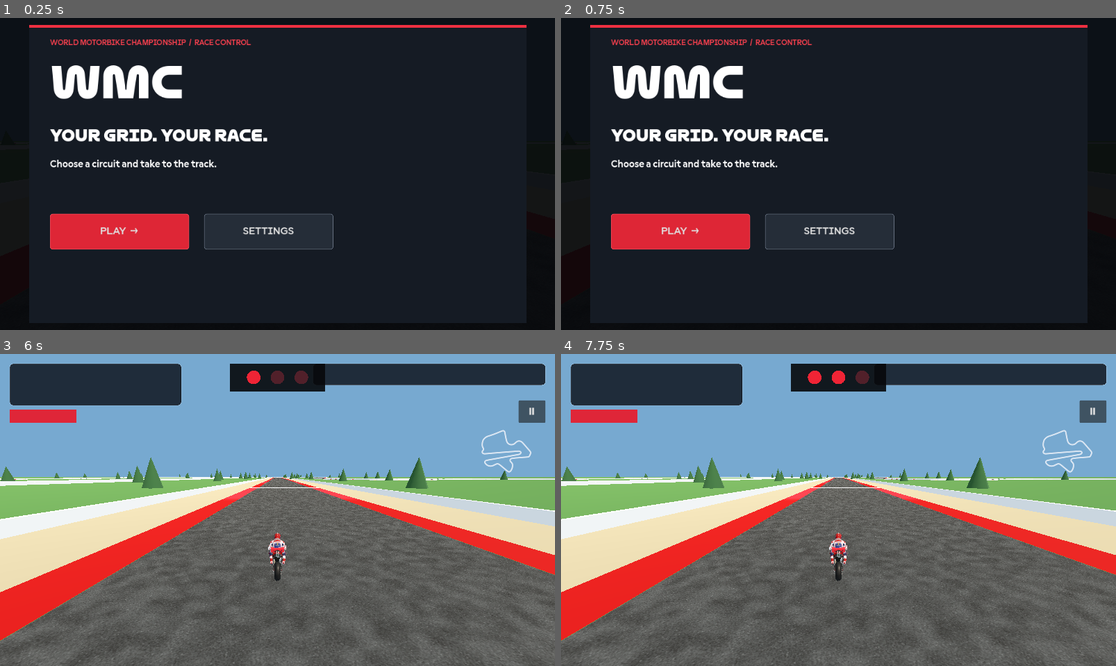
Above: before the commit, frames 1-4 (two rows, left to right).
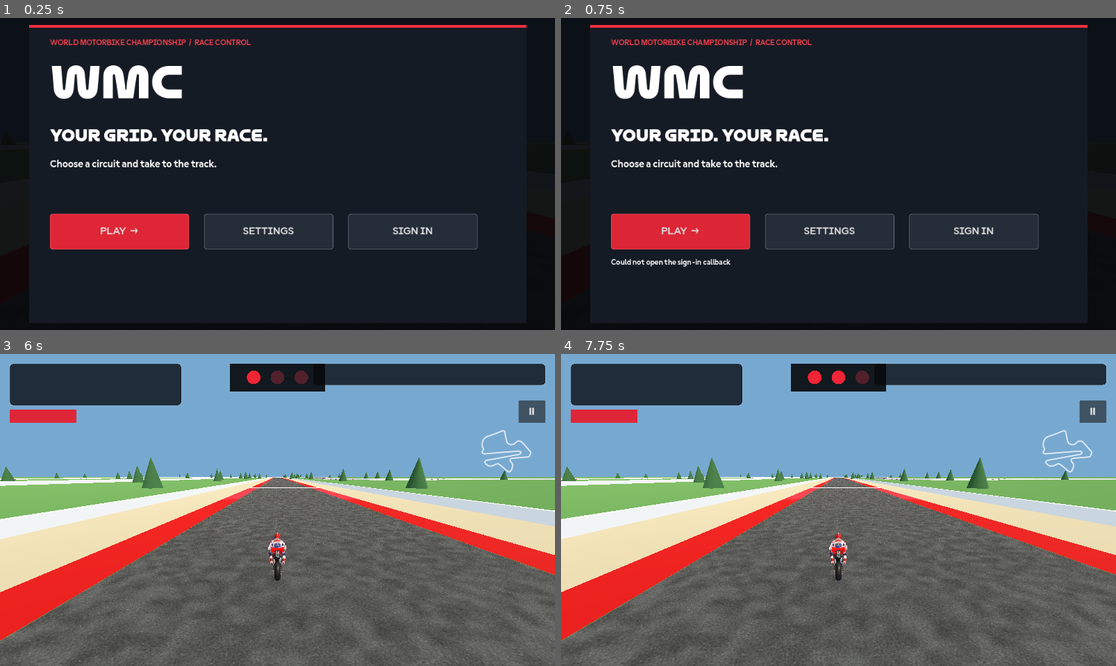
Above: after the commit, the same moments.

Repository: Ahad00010/WMC
Game: Godot game, scene res://scenes/Race.tscn
The game is run twice, just before and just after one commit, with the same random seed, the same clock (stepped at 60 frames per second) and the same inputs.
Inputs (mouse positions are in pixels of both pictures, inside the frame that each line leads up to):
- Up to frame 1 (0.25 s): no input
- Up to frame 2 (0.75 s): click (971, 230) at 0.5 s, where only the run after the commit has a clickable "SIGN IN"
- Up to frame 3 (6 s): click "PLAY →" at 1.25 s; click "PRACTICE →" at 2 s; click "1x" at 2.75 s; click "FILL GRID WITH 9 AI RIDERS" at 3.5 s; click "3x" at 4.25 s; click "CHOOSE CIRCUIT →" at 5 s; click "PETRONAS SEPANG INTERNATIONAL…" at 5.75 s
- Up to frame 4 (7.75 s): click "Ⅱ" at 6.5 s; click "RESUME" at 7.25 s

The runs differ from the first frame. In frame 1, 0.3% of the frame differs, in the area x 62-87%, y 62-75%; in frame 2, 0.5%, in the area x 9-87%, y 62-80%; in frame 3, less than 0.1%; in frame 4, less than 0.1%.

Commit message:
Rebuild native profile sign-in and editor
Co-authored-by: arena-agent <297053741+arena-agent@users.noreply.github.com>

Diff:
--- /dev/null
+++ b/native-rebuild/scripts/profile_service.gd
@@ -0,0 +1,166 @@
+class_name WmcProfileService
+extends Node
+
+signal status_changed(text: String)
+signal profile_loaded(profile: Dictionary)
+signal profile_error(text: String)
+const SERVICE_URL := "https://siwvtpijqgtshaknzoyb.supabase.co"
+const PUBLIC_KEY := "sb_publishable_YZDH8wjnu0_NoZZN1FXkhQ_c3Gvyqoa"
+const CALLBACK_PORT := 18674
+const CALLBACK := "http://127.0.0.1:18674/callback"
+var token := ""
+var user_id := ""
+var _verifier := ""
+var _operation := ""
+var _listener := TCPServer.new()
+var _connection: StreamPeerTCP
+var _incoming := ""
+var _started_at := 0
+var _http: HTTPRequest
+
+func _ready() -> void:
+	_http = HTTPRequest.new()
+	_http.timeout = 20
+	add_child(_http)
+	_http.request_completed.connect(_on_response)
+
+func sign_in() -> void:
+	if _http.get_http_client_status() != HTTPClient.STATUS_DISCONNECTED:
+		status_changed.emit("Please wait for the current request")
+		return
+	_listener.stop()
+	if _listener.listen(CALLBACK_PORT, "127.0.0.1") != OK:
+		status_changed.emit("Could not open the sign-in callback")
+		return
+	_verifier = _url64(Crypto.new().generate_random_bytes(32))
+	var hash := HashingContext.new()
+	hash.start(HashingContext.HASH_SHA256)
+	hash.update(_verifier.to_utf8_buffer())
+	var challenge := _url64(hash.finish())
+	_started_at = Time.get_ticks_msec()
+	_incoming = ""
+	_connection = null
+	var address := SERVICE_URL + "/auth/v1/authorize?provider=google&redirect_to=" + CALLBACK.uri_encode() + "&code_challenge=" + challenge.uri_encode() + "&code_challenge_method=s256"
+	if OS.shell_open(address) != OK:
+		_listener.stop()
+		_verifier = ""
+		status_changed.emit("Could not open the browser")
+	else:
+		status_changed.emit("Complete sign-in in your browser")
+
+func _url64(bytes: PackedByteArray) -> String:
+	return Marshalls.raw_to_base64(bytes).replace("+", "-").replace("/", "_").replace("=", "")
+
+func _process(_delta: float) -> void:
+	if not _listener.is_listening():
+		return
+	if Time.get_ticks_msec() - _started_at > 180000:
+		_listener.stop()
+		_verifier = ""
+		status_changed.emit("Sign-in timed out")
+		return
+	if not _connection and _listener.is_connection_available():
+		_connection = _listener.take_connection()
+	if not _connection:
+		return
+	_connection.poll()
+	var count := _connection.get_available_bytes()
+	if count > 0:
+		_incoming += _connection.get_utf8_string(count)
+	if _incoming.length() > 8192:
+		_connection.disconnect_from_host()
+		_connection = null
+		_incoming = ""
+		return
+	if not _incoming.contains("\r\n\r\n"):
+		if _connection.get_status() != StreamPeerTCP.STATUS_CONNECTED:
+			_connection = null
+			_incoming = ""
+		return
+	var fields := _incoming.get_slice("\r\n", 0).split(" ")
+	var code := ""
+	if fields.size() >= 2 and fields[0] == "GET" and fields[1].begins_with("/callback?"):
+		for field in fields[1].get_slice("?", 1).split("&"):
+			if field.get_slice("=", 0) == "code":
+				code = field.get_slice("=", 1).uri_decode()
+	var body := "Sign-in received. Return to WMC." if not code.is_empty() else "Invalid callback."
+	var status := "200 OK" if not code.is_empty() else "400 Bad Request"
+	_connection.put_data(("HTTP/1.1 %s\r\nContent-Type: text/plain\r\nContent-Length: %d\r\nConnection: close\r\n\r\n%s" % [status, body.to_utf8_buffer().size(), body]).to_utf8_buffer())
+	_connection.disconnect_from_host()
+	_connection = null
+	_incoming = ""
+	if code.is_empty():
+		return
+	_listener.stop()
+	_operation = "token"
+	var payload := JSON.stringify({"auth_code": code, "code_verifier": _verifier})
+	_verifier = ""
+	_send("/auth/v1/token?grant_type=pkce", HTTPClient.METHOD_POST, payload, false)
+
+func _send(path: String, method: HTTPClient.Method, payload: String, authorized: bool) -> void:
+	var headers := PackedStringArray(["apikey: " + PUBLIC_KEY, "Content-Type: application/json"])
+	if authorized:
+		headers.append("Authorization: Bearer " + token)
+	if _operation == "save":
+		headers.append("Prefer: resolution=merge-duplicates,return=representation")
+	if _http.request(SERVICE_URL + path, headers, method, payload) != OK:
+		_operation = ""
+		profile_error.emit("Could not contact profile service")
+
+func _on_response(result: int, status: int, _headers: PackedStringArray, body: PackedByteArray) -> void:
+	var operation := _operation
+	_operation = ""
+	var data = JSON.parse_string(body.get_string_from_utf8())
+	if result != HTTPRequest.RESULT_SUCCESS or status < 200 or status >= 300:
+		var message := "Profile request failed. Please try again."
+		if data is Dictionary and data.get("code", "") == "23505":
+			message = "That username is already taken."
+		profile_error.emit(message)
+		return
+	if operation == "token" and data is Dictionary and data.has("access_token"):
+		token = str(data.access_token)
+		var user: Dictionary = data.get("user", {})
+		user_id = str(user.get("id", ""))
+		if user_id.is_empty():
+			sign_out()
+			profile_error.emit("Sign-in response missing user")
+			return
+		_operation = "load"
+		_send("/rest/v1/rider_profiles?select=username,display_name,rider_number,plate_color&id=eq." + user_id.uri_encode(), HTTPClient.METHOD_GET, "", true)
+	elif operation in ["load", "save"] and data is Array:
+		profile_loaded.emit(data[0] if not data.is_empty() and data[0] is Dictionary else {})
+	else:
+		profile_error.emit("Unexpected profile service response")
+
+func save_profile(display_name: String, username: String, number: int, color: String) -> void:
+	if token.is_empty() or user_id.is_empty():
+		profile_error.emit("Sign in first")
+		return
+	if _http.get_http_client_status() != HTTPClient.STATUS_DISCONNECTED:
+		profile_error.emit("Please wait for the current request")
+		return
+	var name := " ".join(display_name.strip_edges().split(" ", false))
+	var handle := username.strip_edges().to_lower()
+	var name_regex := RegEx.create_from_string("^\\S+\\s+\\S+(?:\\s+.*\\S)?$")
+	var handle_regex := RegEx.create_from_string("^[a-z0-9_]{3,20}$")
+	if name.length() > 15 or name_regex.search(name) == null:
+		profile_error.emit("Use at least two names, up to 15 characters")
+		return
+	if handle_regex.search(handle) == null:
+		profile_error.emit("Username must be 3–20 letters, numbers or underscores")
+		return
+	if number < 10 or number > 99 or color not in ["blue", "red", "yellow", "orange", "green", "cyan", "purple", "pink", "white", "black", "silver"]:
+		profile_error.emit("Choose a two-digit number and plate color")
+		return
+	_operation = "save"
+	var payload := JSON.stringify({"id": user_id, "display_name": name, "username": handle, "rider_number": number, "plate_color": color})
+	_send("/rest/v1/rider_profiles?on_conflict=id&select=username,display_name,rider_number,plate_color", HTTPClient.METHOD_POST, payload, true)
+
+func sign_out() -> void:
+	_listener.stop()
+	_verifier = ""
+	_http.cancel_request()
+	token = ""
+	user_id = ""
+	_operation = ""
+	status_changed.emit("Signed out")
--- a/native-rebuild/scripts/race_game.gd
+++ b/native-rebuild/scripts/race_game.gd
@@ -35,6 +35,9 @@
 var _finish_delay := -1.0
 var _finish_screen: WmcFinishScreen
 var _pause_menu: WmcPauseMenu
+var _profile_service: WmcProfileService
+var _profile_editor: WmcProfileEditor
+var _profile: Dictionary = {}
 var _race_time_seconds := 0.0
 var _ambience: AudioStreamPlayer
 var _engine_audio: AudioStreamPlayer
@@ -53,6 +56,7 @@
 	_create_menu()
 	_create_finish_screen()
 	_create_pause_menu()
+	_create_profile()
 	# Newly-created UI children must complete _ready before their fields are used.
 	call_deferred("_initialize_session")
 
@@ -179,6 +183,41 @@
 	_menu.audio_changed.connect(_update_audio)
 
 
+func _create_profile() -> void:
+	_profile_service = WmcProfileService.new()
+	add_child(_profile_service)
+	_profile_editor = WmcProfileEditor.new()
+	$RaceInterface.add_child(_profile_editor)
+	_menu.account_requested.connect(func():
+		if _profile_service.token.is_empty():
+			_profile_service.sign_in()
+		else:
+			_profile_editor.open(_profile)
+	)
+	_profile_service.status_changed.connect(func(text: String):
+		_menu.account_status = text
+		if _menu.visible and _menu._page == "home":
+			_menu._show_page("home")
+	)
+	_profile_service.profile_error.connect(func(text: String):
+		_menu.account_status = text
+		if _profile_editor.visible:
+			_profile_editor.set_status(text)
+		elif _menu.visible:
+			_menu._show_page("home")
+	)
+	_profile_service.profile_loaded.connect(func(data: Dictionary):
+		_profile = data.duplicate()
+		_menu.signed_in = true
+		_menu.account_status = "@%s  ·  #%d" % [str(_profile.get("username", "rider")), int(_profile.get("rider_number", 0))]
+		if _profile.is_empty():
+			_profile_editor.open(_profile)
+		else:
+			_profile_editor.visible = false
+			_menu._show_page("home")
+	)
+	_profile_editor.save_requested.connect(_profile_service.save_profile)
+
 func _create_pause_menu() -> void:
 	_pause_menu = WmcPauseMenu.new()
 	$RaceInterface.add_child(_pause_menu)
@@ -487,7 +526,7 @@
 	_player = WmcRaceBike.new()
 	_player.name = "Player"
 	_riders_root.add_child(_player)
-	_player.configure(circuit, 1, "player", "YOU", true, Color("e12431"))
+	_player.configure(circuit, 1, "player", str(_profile.get("display_name", "YOU")), true, Color(str(_profile.get("plate_color", "red"))))
 	_riders.append(_player)
 	for index in (AI_NAMES.size() if fill_ai else 0):
 		var rider := WmcRaceBike.new()
--- a/native-rebuild/scripts/ui/main_menu.gd
+++ b/native-rebuild/scripts/ui/main_menu.gd
@@ -3,6 +3,10 @@
 
 signal race_requested(circuit_id: String, laps: int, speed: int, ai: bool)
 signal audio_changed
+signal account_requested
+signal sign_out_requested
+var signed_in := false
+var account_status := ""
 
 const DISPLAY = preload("res://assets/fonts/MGPDisplay-Bold.otf")
 const TEXT = preload("res://assets/fonts/MGPText-Bold.ttf")
@@ -83,6 +87,9 @@
 		var play := _button(_content, "PLAY  →", Vector2(0, 190), Vector2(280, 72), true)
 		play.pressed.connect(func(): _show_page("mode"))
 		var settings := _button(_content, "SETTINGS", Vector2(310, 190), Vector2(260, 72), false)
+		var account := _button(_content, "EDIT PROFILE" if signed_in else "SIGN IN", Vector2(600, 190), Vector2(260, 72), false)
+		account.pressed.connect(func(): account_requested.emit())
+		_label(_content, account_status, Vector2(0, 280), Vector2(800, 40), 16, false)
 		settings.pressed.connect(func():
 			_settings_return = "home"
 			_show_page("settings")
--- /dev/null
+++ b/native-rebuild/scripts/ui/profile_editor.gd
@@ -0,0 +1,104 @@
+class_name WmcProfileEditor
+extends Control
+signal save_requested(display_name: String, username: String, number: int, color: String)
+signal closed
+const TEXT = preload("res://assets/fonts/MGPText-Bold.ttf")
+const DISPLAY = preload("res://assets/fonts/MGPDisplay-Bold.otf")
+const COLORS := ["blue", "red", "yellow", "orange", "green", "cyan", "purple", "pink", "white", "black", "silver"]
+var _card: Control
+var _name: LineEdit
+var _username: LineEdit
+var _number: SpinBox
+var _color: OptionButton
+var _status: Label
+func _ready() -> void:
+	set_anchors_and_offsets_preset(Control.PRESET_FULL_RECT)
+	visible = false
+	var shade := ColorRect.new()
+	shade.color = Color(0.01, 0.015, 0.025, 0.92)
+	add_child(shade)
+	shade.set_anchors_and_offsets_preset(Control.PRESET_FULL_RECT)
+	_card = Control.new()
+	_card.size = Vector2(860, 560)
+	add_child(_card)
+	var bg := ColorRect.new()
+	bg.color = Color("151b24")
+	bg.size = _card.size
+	_card.add_child(bg)
+	_label("RIDER PROFILE", Vector2(35, 20), 46, true)
+	_label("DISPLAY NAME", Vector2(35, 105), 17)
+	_label("UNIQUE USERNAME", Vector2(445, 105), 17)
+	_name = _edit(Vector2(35, 140), "First and last name", 15)
+	_username = _edit(Vector2(445, 140), "racing_username", 20)
+	_label("RACING NUMBER", Vector2(35, 230), 17)
+	_label("PLATE COLOR", Vector2(445, 230), 17)
+	_number = SpinBox.new()
+	_number.position = Vector2(35, 265)
+	_number.size = Vector2(180, 50)
+	_number.min_value = 10
+	_number.max_value = 99
+	_number.step = 1
+	_card.add_child(_number)
+	_color = OptionButton.new()
+	_color.position = Vector2(445, 265)
+	_color.size = Vector2(250, 50)
+	for color in COLORS:
+		_color.add_item(color.capitalize())
+	_card.add_child(_color)
+	_status = _label("", Vector2(35, 330), 17)
+	_status.size = Vector2(790, 50)
+	_status.add_theme_color_override("font_color", Color("ff7a80"))
+	var save := _button("SAVE PROFILE", Vector2(35, 425))
+	save.pressed.connect(func(): save_requested.emit(_name.text, _username.text, int(_number.value), COLORS[_color.selected]))
+	var cancel := _button("CANCEL", Vector2(310, 425))
+	cancel.pressed.connect(func(): visible = false; closed.emit())
+	resized.connect(_fit)
+	_fit()
+
+func open(profile: Dictionary) -> void:
+	_name.text = str(profile.get("display_name", ""))
+	_username.text = str(profile.get("username", ""))
+	_number.value = clampi(int(profile.get("rider_number", 10)), 10, 99)
+	_color.select(maxi(0, COLORS.find(str(profile.get("plate_color", "blue")))))
+	_status.text = ""
+	visible = true
+
+func set_status(text: String) -> void:
+	_status.text = text
+
+func _fit() -> void:
+	if not _card:
+		return
+	var factor := minf((size.x - 32.0) / _card.size.x, (size.y - 32.0) / _card.size.y)
+	_card.scale = Vector2.ONE * maxf(0.1, factor)
+	_card.position = (size - _card.size * factor) * 0.5
+
+func _label(text: String, pos: Vector2, font_size: int, display := false) -> Label:
+	var label := Label.new()
+	label.text = text
+	label.position = pos
+	label.add_theme_font_override("font", DISPLAY if display else TEXT)
+	label.add_theme_font_size_override("font_size", font_size)
+	_card.add_child(label)
+	return label
+
+func _edit(pos: Vector2, placeholder: String, limit: int) -> LineEdit:
+	var edit := LineEdit.new()
+	edit.position = pos
+	edit.size = Vector2(360, 52)
+	edit.placeholder_text = placeholder
+	edit.max_length = limit
+	edit.add_theme_font_override("font", TEXT)
+	edit.add_theme_font_size_override("font_size", 19)
+	_card.add_child(edit)
+	return edit
+
+func _button(text: String, pos: Vector2) -> Button:
+	var button := Button.new()
+	button.text = text
+	button.position = pos
+	button.size = Vector2(245, 58)
+	button.add_theme_font_override("font", TEXT)
+	button.add_theme_font_size_override("font_size", 18)
+	_card.add_child(button)
+	return button
